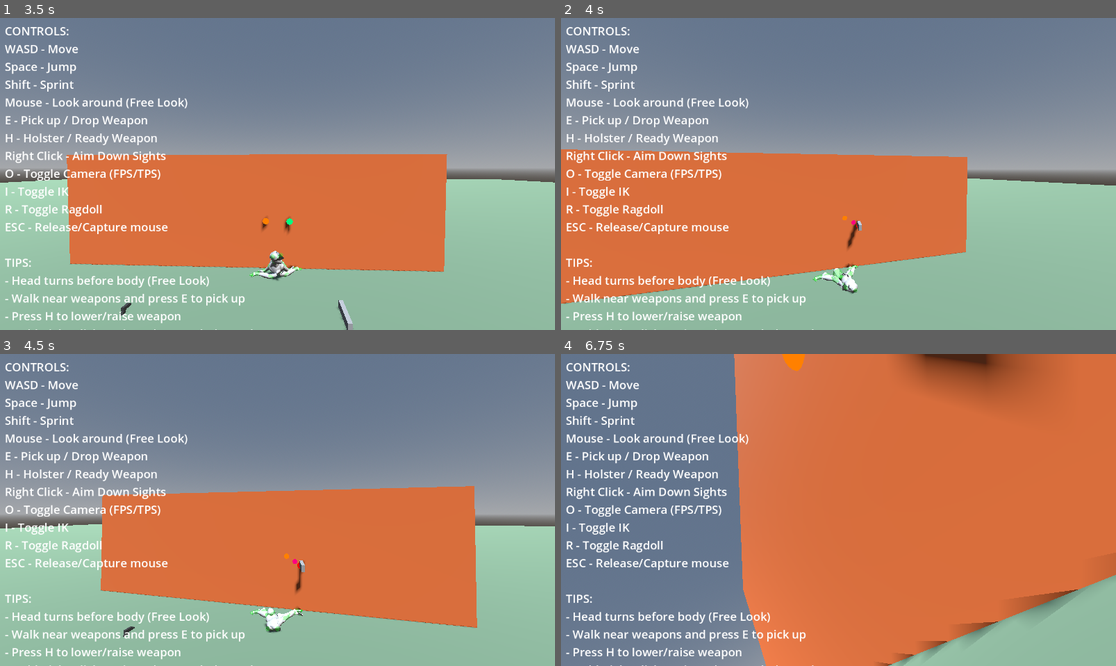
Above: before the commit, frames 1-4 (two rows, left to right).
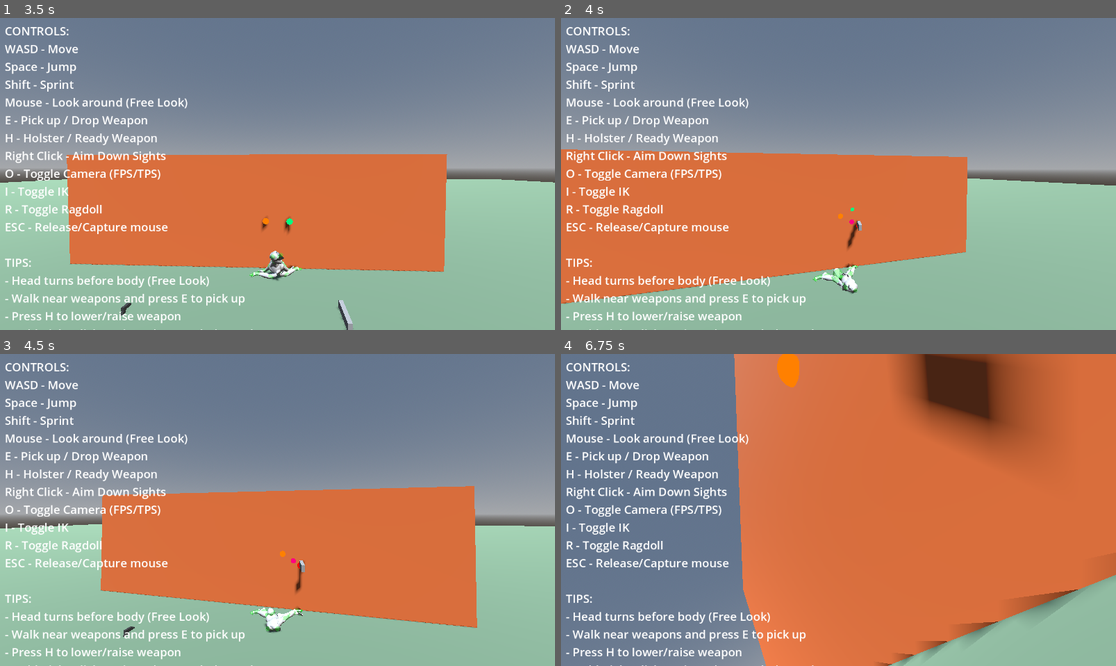
Above: after the commit, the same moments.

Repository: lmf-git/fpsikanimragdoll
Game: Godot game, scene res://world.tscn
Same seed, same stepped clock (60 frames per second), same inputs: the game is played once before the commit and once after it.
Inputs (mouse positions are in pixels of both pictures, inside the frame that each line leads up to):
- Up to frame 1 (3.5 s): tap Enter at 0.5 s; move the mouse to (305, 174) at 0.52 s; hold Shift (sprint) 0.53-1.28 s; hold W (move_forward) from 0.53 s (still down); click (305, 174) at 0.67 s; tap Space (jump) at 0.77, 1.52, 3.02 s; move the mouse to (249, 174) at 1.27 s; tap O (toggle_camera) at 1.35 s; move the mouse to (288, 167) at 2.02 s; hold I (toggle_ik) 2.03-2.78 s; move the mouse to (271, 180) at 2.77 s; tap R (toggle_ragdoll) at 2.85 s; click (271, 180) at 2.92 s
- Up to frame 2 (4 s): keep holding W (move_forward); move the mouse to (877, 177) at 3.52 s; tap E at 3.6 s; tap Space (jump) at 3.77 s
- Up to frame 3 (4.5 s): keep holding W (move_forward); move the mouse to (233, 506) at 4.27 s; tap Ctrl at 4.35 s
- Up to frame 4 (6.75 s): tap Space (jump) at 4.52, 6.02 s; move the mouse to (844, 510) at 5.02 s; tap H at 5.1 s; click (844, 510) at 5.17 s; move the mouse to (816, 503) at 5.77 s; release W (move_forward) at 5.78 s; hold D (move_right) 5.78-6.53 s; tap Shift (sprint) at 5.85 s; move the mouse to (866, 510) at 6.52 s; hold W (move_forward) from 6.53 s (still down); hold O (toggle_camera) from 6.53 s (still down)

Frame 1 is identical in both runs. In frame 2, less than 0.1% of the frame differs, in the area x 49-54%, y 60-67%; in frame 3, less than 0.1%; in frame 4, 5.7%, in the area x 38-88%, y 0-33%.

Commit message:
Fix IK target order and reduce aggressive elbow positioning
Weapon Changes (weapon.gd):
1. Simplified equip() function:
   - Removed all local offset calculations
   - Weapon transform now handled entirely by _update_weapon_to_hand()
   - Sets transform to IDENTITY on equip
   - Fixes grip offset being applied twice (once in equip, once in update)

2. Auto-configure fire mode:
   - Rifles automatically set to FULL_AUTO in _ready()
   - Pistols automatically set to SEMI_AUTO in _ready()
   - No manual configuration needed

IK Positioning (character_controller.gd):
- Moved elbows closer to chest: 35% to hand (was 50%)
- Increased outward offset: 0.25m (was 0.2m)
- Increased downward offset: 0.12m (was 0.1m)
- This creates proper progression: Chest -> Elbow (35%) -> Hand (100%)
- Elbow now clearly behind hand, preventing inverted positioning

Result:
- Assault rifles now fire automatically when trigger held
- Weapon grip aligns correctly with hand (no double offset)
- IK target order correct: elbow behind hand
- Hands grip weapon naturally without pointing inward

Diff:
--- a/character_controller.gd
+++ b/character_controller.gd
@@ -1971,13 +1971,13 @@
 		var aim_right = aim_direction.cross(up_ref).normalized()
 		var aim_down = aim_right.cross(aim_direction).normalized()
 
-		# Position elbow along the line from chest to hand with slight offset
-		# Position elbow halfway along the arm
-		var elbow_pos = anchor_transform.origin + chest_to_hand * 0.5
+		# Position elbow along the line from chest to hand
+		# Elbow should be closer to chest (35% to hand) so it's well behind the hand target
+		var elbow_pos = anchor_transform.origin + chest_to_hand * 0.35
 
 		# Gentle offset to the right and down for natural bend
-		elbow_pos += aim_right * 0.2   # Gentle outward offset
-		elbow_pos += aim_down * 0.1    # Gentle downward offset
+		elbow_pos += aim_right * 0.25   # Outward offset
+		elbow_pos += aim_down * 0.12    # Downward offset
 
 		right_elbow_target.global_position = elbow_pos
 
@@ -2000,12 +2000,13 @@
 			var aim_right = aim_direction.cross(up_ref).normalized()
 			var aim_down = aim_right.cross(aim_direction).normalized()
 
-			# Position elbow along the line from chest to hand with slight offset
-			var elbow_pos = anchor_transform.origin + chest_to_hand * 0.5
+			# Position elbow along the line from chest to hand
+			# Elbow should be closer to chest (35% to hand) so it's well behind the hand target
+			var elbow_pos = anchor_transform.origin + chest_to_hand * 0.35
 
 			# Gentle offset to the left and down for natural bend
-			elbow_pos += aim_right * -0.2   # Gentle outward offset
-			elbow_pos += aim_down * 0.1     # Gentle downward offset
+			elbow_pos += aim_right * -0.25   # Outward offset
+			elbow_pos += aim_down * 0.12     # Downward offset
 
 			left_elbow_target.global_position = elbow_pos
 
--- a/weapon.gd
+++ b/weapon.gd
@@ -43,6 +43,12 @@
 	if not is_equipped:
 		freeze = false
 		gravity_scale = 1.0
+
+	# Auto-configure fire mode based on weapon type
+	if weapon_type == WeaponType.RIFLE:
+		fire_mode = FireMode.FULL_AUTO  # Rifles are fully automatic
+	elif weapon_type == WeaponType.PISTOL:
+		fire_mode = FireMode.SEMI_AUTO  # Pistols are semi-automatic
 
 	# Ensure grip points are found (in case NodePath wasn't auto-resolved)
 	if not main_grip:
@@ -162,44 +168,9 @@
 	var attach_to = hand_attachment if hand_attachment else character
 	attach_to.add_child(self)
 
-	# Set local transform relative to hand
-	# If we have a main_grip, offset the weapon so grip aligns with hand bone origin
-	print("DEBUG: main_grip = ", main_grip)
-	if main_grip:
-		print("DEBUG: main_grip exists, position = ", main_grip.position)
-		# Get grip offset in local space
-		var grip_local_pos = main_grip.position
-
-		# Apply rotation offset - no rotation needed, weapon already points correctly
-		var rotation_offset = Basis()
-		# Pistol orientation is correct by default
-		transform.basis = rotation_offset
-
-		# Position weapon so grip point is at hand origin (0,0,0 in hand local space)
-		# This means weapon position = -grip_offset rotated by weapon basis
-		var grip_offset_rotated = transform.basis * grip_local_pos
-		transform.origin = -grip_offset_rotated
-
-		# Add weapon-specific positioning offset for better feel
-		# After -90° pitch rotation, weapon points forward along Z-
-		# In weapon's local space: X+ = right, X- = left, Z+ = forward (toward barrel), Z- = backward
-		var weapon_offset = Vector3.ZERO
-		if weapon_type == WeaponType.PISTOL:
-			# Move pistol forward and to the left in local space
-			weapon_offset = Vector3(-0.03, 0.0, 0.08)  # 3cm left, 8cm forward
-		elif weapon_type == WeaponType.RIFLE:
-			# Rifles need more forward offset
-			weapon_offset = Vector3(-0.02, 0.0, 0.12)  # 2cm left, 12cm forward
-
-		# Apply offset in local space
-		transform.origin += weapon_offset
-
-		print("Weapon ", weapon_name, " equipped with grip offset: ", transform.origin, " (type offset applied)")
-	else:
-		# No grip point - just place at hand origin with rotation offset
-		transform.origin = Vector3(-0.03, 0.0, 0.08)  # Default pistol offset (forward and left)
-		transform.basis = Basis().rotated(Vector3.RIGHT, deg_to_rad(-90))
-		print("Weapon ", weapon_name, " equipped at hand origin (no grip point)")
+	# Reset local transform - weapon positioning is handled by _update_weapon_to_hand() in character controller
+	# which uses IK hand bone position and camera aim direction
+	transform = Transform3D.IDENTITY
 
 	print("Weapon ", weapon_name, " equipped successfully, parented to: ", attach_to.name)
 	return true
